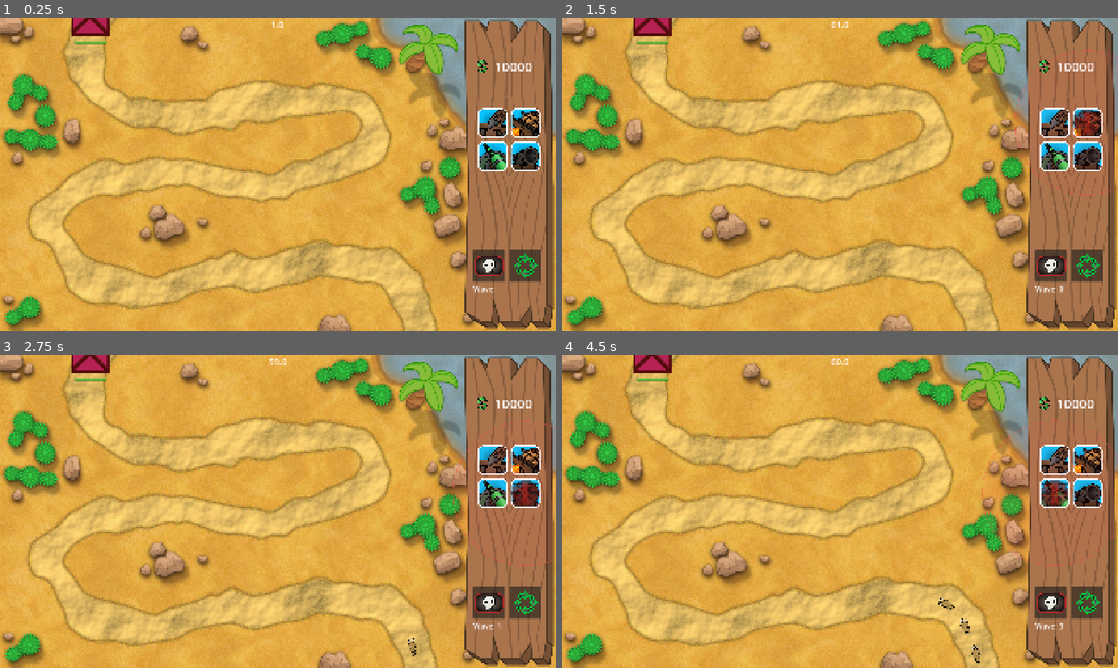
Above: before the commit, frames 1-4 (two rows, left to right).
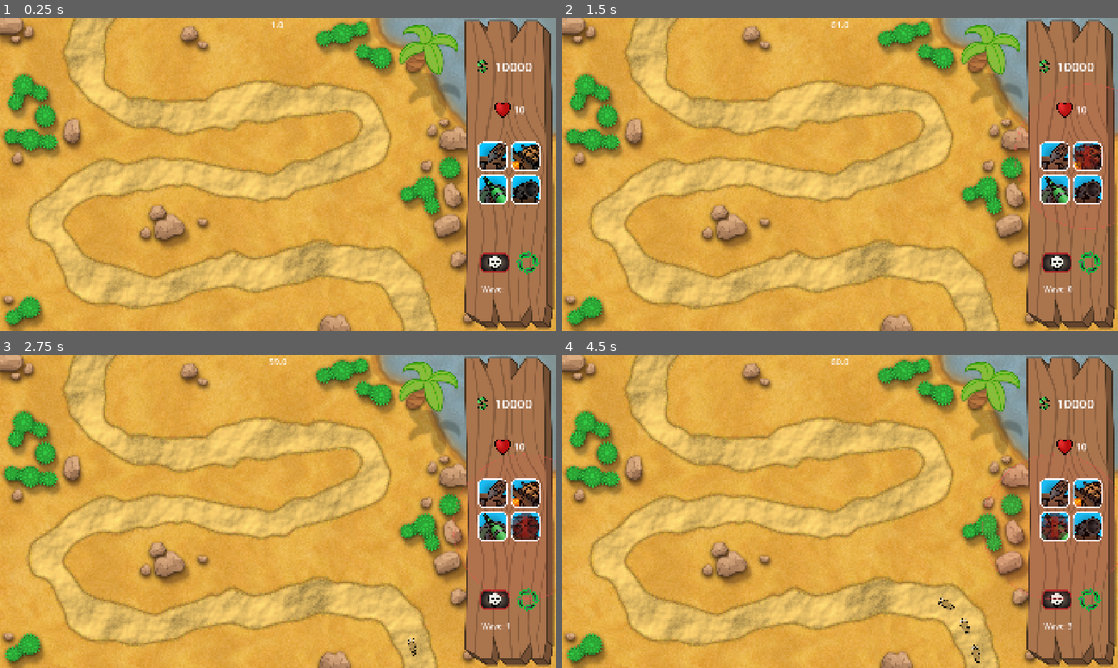
Above: after the commit, the same moments.

Repository: Crimbane/tower-defense
Game: Godot game, scene res://Stages/Game/desert_map.tscn
The game is run twice, just before and just after one commit, with the same random seed, the same clock (stepped at 60 frames per second) and the same inputs.
Inputs (mouse positions are in pixels of both pictures, inside the frame that each line leads up to; where the layout moved, square brackets give the same spot in the first picture):
- Up to frame 1 (0.25 s): no input
- Up to frame 2 (1.5 s): click (1056, 155) [1056, 124] at 0.5 s; click (1090, 155) [1090, 124] at 1.25 s
- Up to frame 3 (2.75 s): click (528, 527) [528, 492] at 2 s
- Up to frame 4 (4.5 s): click (1056, 599) [1051, 602] at 2.75 s; click (1056, 599) [1051, 602] at 3.5 s; click (1056, 527) [1056, 492] at 4.25 s

The runs differ from the first frame. In frame 1, 4.2% of the frame differs, in the area x 12-98%, y 0-88%; in frame 2, 4.6%, in the area x 12-100%, y 0-88%; in frame 3, 4.5%; in frame 4, 4.5%.

Commit message:
UI health and tier 4 sprites activated
- Fixed wave button size
- Hid nexus

Diff:
--- a/Entities/Nexus/nexus.gd
+++ b/Entities/Nexus/nexus.gd
@@ -19,6 +19,9 @@
 func takeDamage(damage: int) -> void:
 	currentHealth -= damage
 	#print("damaged: ", damage)
+
+	GameManager.UIManager.updateNexusHealthLabel(currentHealth)
+
 	if currentHealth < 1:
 		print("Game over")
 		queue_free()
--- a/Entities/Nexus/nexus.tscn
+++ b/Entities/Nexus/nexus.tscn
@@ -9,10 +9,12 @@
 script = ExtResource("1_3np3v")
 
 [node name="Sprite2D" type="Sprite2D" parent="." unique_id=1698545554]
+visible = false
 modulate = Color(0.7647059, 0.21176471, 1, 1)
 texture = ExtResource("1_u7x0y")
 
 [node name="Health Bar" type="TextureProgressBar" parent="." unique_id=1589720766]
+visible = false
 offset_right = 40.0
 offset_bottom = 40.0
 value = 100.0
--- a/Entities/Projectiles/projectile.gd
+++ b/Entities/Projectiles/projectile.gd
@@ -5,6 +5,7 @@
 var projectileType: String = "Arrow"
 
 var direction = Vector2.ZERO
+var towerMaxed = false
 
 @export var speed: int = 500
 var damage: int = 0
@@ -80,6 +81,17 @@
 	if animatedSprite == null:
 		return
 
+	if towerMaxed == true:
+		match projectileType:
+			"Arrow":
+				animatedSprite.animation = "tier4 arrow"
+			"Slime":
+				animatedSprite.animation = "tier4 slime"
+			"Cannon":
+				animatedSprite.animation = "tier4 cannon"
+		return
+
+
 	match projectileType:
 		"Arrow":
 			animatedSprite.animation = "arrow"
--- a/Entities/Projectiles/projectile.tscn
+++ b/Entities/Projectiles/projectile.tscn
@@ -6,6 +6,9 @@
 [ext_resource type="PackedScene" uid="uid://b3jy8j487acsq" path="res://Entities/Projectiles/cannon_explosion.tscn" id="3_vpfrp"]
 [ext_resource type="Texture2D" uid="uid://cnnybmtupfnsh" path="res://Entities/Projectiles/Art/Basic Cannonball.svg" id="5_o7t25"]
 [ext_resource type="Texture2D" uid="uid://cdie7brcctus6" path="res://Entities/Projectiles/Art/Slime Projectile.svg" id="6_vpfrp"]
+[ext_resource type="Texture2D" uid="uid://cyios0acqkyj5" path="res://Entities/Projectiles/Art/Tier 4 Arrow.svg" id="7_h4xqo"]
+[ext_resource type="Texture2D" uid="uid://d1pwy3qdjxwrh" path="res://Entities/Projectiles/Art/Tier 4 Cannonball.svg" id="8_2ydm2"]
+[ext_resource type="Texture2D" uid="uid://ddcqygq8u5pe0" path="res://Entities/Projectiles/Art/Tier 4 Slime Projectile.svg" id="9_p60cp"]
 
 [sub_resource type="RectangleShape2D" id="RectangleShape2D_t1yug"]
 size = Vector2(156.66666, 20)
@@ -35,6 +38,30 @@
 "loop": 1,
 "name": &"slime",
 "speed": 5.0
+}, {
+"frames": [{
+"duration": 1.0,
+"texture": ExtResource("7_h4xqo")
+}],
+"loop": 1,
+"name": &"tier4 arrow",
+"speed": 5.0
+}, {
+"frames": [{
+"duration": 1.0,
+"texture": ExtResource("8_2ydm2")
+}],
+"loop": 1,
+"name": &"tier4 cannon",
+"speed": 5.0
+}, {
+"frames": [{
+"duration": 1.0,
+"texture": ExtResource("9_p60cp")
+}],
+"loop": 1,
+"name": &"tier4 slime",
+"speed": 5.0
 }]
 
 [node name="Projectile" type="Area2D" unique_id=807208911]
@@ -52,4 +79,4 @@
 [node name="AnimatedSprite2D" type="AnimatedSprite2D" parent="." unique_id=292606929]
 rotation = 1.5707964
 sprite_frames = SubResource("SpriteFrames_t1yug")
-animation = &"slime"
+animation = &"tier4 slime"
--- a/Entities/Projectiles/slime_field.tscn
+++ b/Entities/Projectiles/slime_field.tscn
@@ -2,6 +2,26 @@
 
 [ext_resource type="Script" uid="uid://bhxdlo2y248n2" path="res://Entities/Projectiles/slime_field.gd" id="1_qcfwk"]
 [ext_resource type="Texture2D" uid="uid://dgon23yfqivul" path="res://Entities/Projectiles/Art/Slime Ground Splatter.svg" id="2_hpf31"]
+[ext_resource type="Texture2D" uid="uid://d0ateasukydjm" path="res://Entities/Projectiles/Art/Purple Slime Ground Splatter.svg" id="3_tcgrs"]
+
+[sub_resource type="SpriteFrames" id="SpriteFrames_t1yug"]
+animations = [{
+"frames": [{
+"duration": 1.0,
+"texture": ExtResource("2_hpf31")
+}],
+"loop": 1,
+"name": &"default",
+"speed": 5.0
+}, {
+"frames": [{
+"duration": 1.0,
+"texture": ExtResource("3_tcgrs")
+}],
+"loop": 1,
+"name": &"tier4",
+"speed": 5.0
+}]
 
 [sub_resource type="CircleShape2D" id="CircleShape2D_t1yug"]
 radius = 45.01111
@@ -11,10 +31,11 @@
 collision_mask = 4
 script = ExtResource("1_qcfwk")
 
-[node name="Sprite2D" type="Sprite2D" parent="." unique_id=1065716014]
+[node name="Sprite2D" type="AnimatedSprite2D" parent="." unique_id=1479483113]
 z_index = -1
 scale = Vector2(0.3, 0.3)
-texture = ExtResource("2_hpf31")
+sprite_frames = SubResource("SpriteFrames_t1yug")
+animation = &"tier4"
 
 [node name="CollisionShape2D" type="CollisionShape2D" parent="." unique_id=1300026696]
 shape = SubResource("CircleShape2D_t1yug")
--- a/Entities/Towers/arrow_tower.tscn
+++ b/Entities/Towers/arrow_tower.tscn
@@ -4,7 +4,28 @@
 [ext_resource type="PackedScene" uid="uid://buqy3xwut4xhr" path="res://Entities/Projectiles/projectile.tscn" id="2_0mj8a"]
 [ext_resource type="Texture2D" uid="uid://dsnn26r711x8h" path="res://Entities/Towers/Art/Arrow Tower Base.svg" id="3_au2ll"]
 [ext_resource type="Texture2D" uid="uid://bcx1m15rts1j" path="res://Entities/Towers/Art/Arrow Tower Turret.svg" id="4_0mj8a"]
+[ext_resource type="Texture2D" uid="uid://dugox44vh0py1" path="res://Entities/Towers/Art/Tier 4 Arrow Tower Base.svg" id="4_kklsr"]
 [ext_resource type="Script" uid="uid://bcokocxaptaxb" path="res://Entities/Towers/attack_range.gd" id="5_1xniw"]
+[ext_resource type="Texture2D" uid="uid://dinb0dbmp7j47" path="res://Entities/Towers/Art/Tier 4 Arrow Tower Turret.svg" id="6_ba8tc"]
+
+[sub_resource type="SpriteFrames" id="SpriteFrames_fyjvv"]
+animations = [{
+"frames": [{
+"duration": 1.0,
+"texture": ExtResource("3_au2ll")
+}],
+"loop": 1,
+"name": &"default",
+"speed": 5.0
+}, {
+"frames": [{
+"duration": 1.0,
+"texture": ExtResource("4_kklsr")
+}],
+"loop": 1,
+"name": &"tier4",
+"speed": 5.0
+}]
 
 [sub_resource type="SpriteFrames" id="SpriteFrames_t1yug"]
 animations = [{
@@ -15,6 +36,14 @@
 "loop": 1,
 "name": &"default",
 "speed": 5.0
+}, {
+"frames": [{
+"duration": 1.0,
+"texture": ExtResource("6_ba8tc")
+}],
+"loop": 1,
+"name": &"tier4",
+"speed": 5.0
 }]
 
 [sub_resource type="CircleShape2D" id="CircleShape2D_t1yug"]
@@ -23,11 +52,12 @@
 [sub_resource type="CircleShape2D" id="CircleShape2D_fyjvv"]
 radius = 190.11693
 
-[node name="Arrow Tower" type="Node2D" unique_id=664368618 node_paths=PackedStringArray("towerTop", "fireRateTimer", "mouseDetectionArea", "attackRangeNode")]
+[node name="Arrow Tower" type="Node2D" unique_id=664368618 node_paths=PackedStringArray("towerTop", "towerBase", "fireRateTimer", "mouseDetectionArea", "attackRangeNode")]
 scale = Vector2(0.25, 0.25)
 script = ExtResource("1_au2ll")
 projectileScene = ExtResource("2_0mj8a")
 towerTop = NodePath("Tower Top")
+towerBase = NodePath("Base")
 fireRateTimer = NodePath("FireRateTimer")
 mouseDetectionArea = NodePath("Mouse Detection Area")
 attackRangeNode = NodePath("Attack Range")
@@ -35,8 +65,8 @@
 fireRate = 1.3
 projectileSpeed = 1200
 
-[node name="Base" type="Sprite2D" parent="." unique_id=1738475557]
-texture = ExtResource("3_au2ll")
+[node name="Base" type="AnimatedSprite2D" parent="." unique_id=1410359032]
+sprite_frames = SubResource("SpriteFrames_fyjvv")
 
 [node name="Tower Top" type="AnimatedSprite2D" parent="." unique_id=1172487934]
 sprite_frames = SubResource("SpriteFrames_t1yug")
--- a/Entities/Towers/cannon_tower.tscn
+++ b/Entities/Towers/cannon_tower.tscn
@@ -3,8 +3,29 @@
 [ext_resource type="Script" uid="uid://dat88m4fykyni" path="res://Entities/Towers/tower.gd" id="1_pb8ps"]
 [ext_resource type="PackedScene" uid="uid://buqy3xwut4xhr" path="res://Entities/Projectiles/projectile.tscn" id="2_3dxh7"]
 [ext_resource type="Texture2D" uid="uid://bwc7lw47230im" path="res://Entities/Towers/Art/Cannon Tower Base.svg" id="3_n3io8"]
+[ext_resource type="Texture2D" uid="uid://dk2140jare737" path="res://Entities/Towers/Art/Tier 4 Cannon Tower Base.svg" id="4_gsxi3"]
 [ext_resource type="Texture2D" uid="uid://jbasbb3wsko8" path="res://Entities/Towers/Art/Cannon Tower Turret.svg" id="4_hhn6m"]
 [ext_resource type="Script" uid="uid://bcokocxaptaxb" path="res://Entities/Towers/attack_range.gd" id="5_3dxh7"]
+[ext_resource type="Texture2D" uid="uid://dsh4743tb6msm" path="res://Entities/Towers/Art/Tier 4 Cannon Tower Turret.svg" id="6_avr0f"]
+
+[sub_resource type="SpriteFrames" id="SpriteFrames_t1yug"]
+animations = [{
+"frames": [{
+"duration": 1.0,
+"texture": ExtResource("3_n3io8")
+}],
+"loop": 1,
+"name": &"default",
+"speed": 5.0
+}, {
+"frames": [{
+"duration": 1.0,
+"texture": ExtResource("4_gsxi3")
+}],
+"loop": 1,
+"name": &"tier4",
+"speed": 5.0
+}]
 
 [sub_resource type="SpriteFrames" id="SpriteFrames_gsxi3"]
 animations = [{
@@ -15,6 +36,14 @@
 "loop": 1,
 "name": &"default",
 "speed": 5.0
+}, {
+"frames": [{
+"duration": 1.0,
+"texture": ExtResource("6_avr0f")
+}],
+"loop": 1,
+"name": &"tier4",
+"speed": 5.0
 }]
 
 [sub_resource type="CircleShape2D" id="CircleShape2D_n3io8"]
@@ -23,22 +52,22 @@
 [sub_resource type="CircleShape2D" id="CircleShape2D_hhn6m"]
 radius = 190.11693
 
-[node name="Cannon Tower" type="Node2D" unique_id=664368618 node_paths=PackedStringArray("towerTop", "fireRateTimer", "mouseDetectionArea", "attackRangeNode")]
+[node name="Cannon Tower" type="Node2D" unique_id=664368618 node_paths=PackedStringArray("towerTop", "towerBase", "fireRateTimer", "mouseDetectionArea", "attackRangeNode")]
 scale = Vector2(0.25, 0.25)
 script = ExtResource("1_pb8ps")
 towerType = "Cannon"
 projectileScene = ExtResource("2_3dxh7")
 towerTop = NodePath("Tower Top")
+towerBase = NodePath("Base")
 fireRateTimer = NodePath("FireRateTimer")
 mouseDetectionArea = NodePath("Mouse Detection Area")
 attackRangeNode = NodePath("Attack Range")
-towerCost = 100
 damage = 50
 fireRate = 10.0
 projectileSpeed = 1000
 
-[node name="Base" type="Sprite2D" parent="." unique_id=1738475557]
-texture = ExtResource("3_n3io8")
+[node name="Base" type="AnimatedSprite2D" parent="." unique_id=353501581]
+sprite_frames = SubResource("SpriteFrames_t1yug")
 
 [node name="Tower Top" type="AnimatedSprite2D" parent="." unique_id=1172487934]
 sprite_frames = SubResource("SpriteFrames_gsxi3")
--- a/Entities/Towers/fire_tower.gd
+++ b/Entities/Towers/fire_tower.gd
@@ -5,6 +5,7 @@
 @export var projectileScene: PackedScene
 var projectileSpawnPosition: Vector2 = Vector2.ZERO
 @export var towerTop: AnimatedSprite2D
+@export var towerBase: AnimatedSprite2D
 @export var weapon: Area2D
 @export var weaponCollision: CollisionPolygon2D
 @export var weaponVisualPolygon: Polygon2D
@@ -184,6 +185,9 @@
 		applyTowerUpgrades(upgradePath, upgradeTier)
 
 		GameManager.UIManager.updateTowerUpgradeMenuColors()
+
+		if currentTier == MAX_TIER:
+			updateTowerSprite()
 	else:
 		print("You are poor")
 
@@ -214,6 +218,10 @@
 					attackRangeNode.updateAttackRange()
 					adjustFireCollision()
 
+func updateTowerSprite() -> void:
+	towerBase.animation = "tier4"
+	towerTop.animation = "tier4"
+
 
 func adjustFireCollision() -> void:
 	var yOffset = -163.333 #weapon.position.y
@@ -222,16 +230,16 @@
 	var width: float = length * 0.375
 	var polygonArray: PackedVector2Array = [
 		Vector2.ZERO,
-		Vector2(width, -length ),
+		Vector2(width, -length),
 		Vector2(-width, -length)
 		]
 
 	weaponCollision.polygon = polygonArray
-	weaponVisualPolygon.polygon = polygonArray
-
-	var uvArray: PackedVector2Array = [
-		Vector2(0.5, 1.0),
-		Vector2(1.0, 0.0),
-		Vector2(0.0, 0.0)
-	]
-	weaponVisualPolygon.uv = uvArray
+	#weaponVisualPolygon.polygon = polygonArray
+	#
+	#var uvArray: PackedVector2Array = [
+		#Vector2(0.5, 1.0),
+		#Vector2(1.0, 0.0),
+		#Vector2(0.0, 0.0)
+	#]
+	#weaponVisualPolygon.uv = uvArray
--- a/Entities/Towers/fire_tower.tscn
+++ b/Entities/Towers/fire_tower.tscn
@@ -1,10 +1,31 @@
 [gd_scene format=3 uid="uid://d21cd6rl6j76n"]
 
 [ext_resource type="Script" uid="uid://kvcou3aqu72g" path="res://Entities/Towers/fire_tower.gd" id="1_2hdbw"]
+[ext_resource type="Texture2D" uid="uid://cijylfg3qm36" path="res://Entities/Towers/Art/Tier 4 Fire Tower Base.svg" id="3_8o4hs"]
 [ext_resource type="Texture2D" uid="uid://b34n113x3eumc" path="res://Entities/Towers/Art/Fire Tower Base.svg" id="3_hyie5"]
 [ext_resource type="Texture2D" uid="uid://bl407vsawlcte" path="res://Entities/Towers/Art/Fire Tower Turret.svg" id="4_8o4hs"]
 [ext_resource type="Script" uid="uid://bcokocxaptaxb" path="res://Entities/Towers/attack_range.gd" id="4_jybln"]
 [ext_resource type="Texture2D" uid="uid://3a782acymsdn" path="res://Entities/Projectiles/Art/Fire Texture.png" id="4_s2g3v"]
+[ext_resource type="Texture2D" uid="uid://dfdb3eyjv5fcv" path="res://Entities/Towers/Art/Tier 4 Fire Tower Turret.svg" id="5_212l8"]
+
+[sub_resource type="SpriteFrames" id="SpriteFrames_t1yug"]
+animations = [{
+"frames": [{
+"duration": 1.0,
+"texture": ExtResource("3_hyie5")
+}],
+"loop": 1,
+"name": &"default",
+"speed": 5.0
+}, {
+"frames": [{
+"duration": 1.0,
+"texture": ExtResource("3_8o4hs")
+}],
+"loop": 1,
+"name": &"tier4",
+"speed": 5.0
+}]
 
 [sub_resource type="SpriteFrames" id="SpriteFrames_212l8"]
 animations = [{
@@ -14,6 +35,14 @@
 }],
 "loop": 1,
 "name": &"default",
+"speed": 5.0
+}, {
+"frames": [{
+"duration": 1.0,
+"texture": ExtResource("5_212l8")
+}],
+"loop": 1,
+"name": &"tier4",
 "speed": 5.0
 }]
 
@@ -31,10 +60,11 @@
 [sub_resource type="CircleShape2D" id="CircleShape2D_hyie5"]
 radius = 190.11693
 
-[node name="Fire Tower" type="Node2D" unique_id=664368618 node_paths=PackedStringArray("towerTop", "weapon", "weaponCollision", "weaponVisualPolygon", "fireRateTimer", "fireDurationTimer", "particles", "mouseDetectionArea", "attackRangeNode")]
+[node name="Fire Tower" type="Node2D" unique_id=664368618 node_paths=PackedStringArray("towerTop", "towerBase", "weapon", "weaponCollision", "weaponVisualPolygon", "fireRateTimer", "fireDurationTimer", "particles", "mouseDetectionArea", "attackRangeNode")]
 scale = Vector2(0.25, 0.25)
 script = ExtResource("1_2hdbw")
 towerTop = NodePath("Tower Top")
+towerBase = NodePath("Base")
 weapon = NodePath("Fire")
 weaponCollision = NodePath("Fire/CollisionPolygon2D")
 weaponVisualPolygon = NodePath("Fire/Polygon2D")
@@ -46,8 +76,8 @@
 fireRate = 5.0
 fireDuration = 2.5
 
-[node name="Base" type="Sprite2D" parent="." unique_id=1738475557]
-texture = ExtResource("3_hyie5")
+[node name="Base" type="AnimatedSprite2D" parent="." unique_id=11320250]
+sprite_frames = SubResource("SpriteFrames_t1yug")
 
 [node name="Tower Top" type="AnimatedSprite2D" parent="." unique_id=1172487934]
 sprite_frames = SubResource("SpriteFrames_212l8")
--- a/Entities/Towers/slime_tower.tscn
+++ b/Entities/Towers/slime_tower.tscn
@@ -3,8 +3,29 @@
 [ext_resource type="Script" uid="uid://dat88m4fykyni" path="res://Entities/Towers/tower.gd" id="1_q7hfs"]
 [ext_resource type="PackedScene" uid="uid://buqy3xwut4xhr" path="res://Entities/Projectiles/projectile.tscn" id="2_b5d63"]
 [ext_resource type="Texture2D" uid="uid://cqnqkbcew3t4d" path="res://Entities/Towers/Art/Slime Tower Base.svg" id="3_b5d63"]
+[ext_resource type="Texture2D" uid="uid://chvmo355uts14" path="res://Entities/Towers/Art/Tier 4 Slime Tower Base.svg" id="4_ei3gg"]
 [ext_resource type="Texture2D" uid="uid://domjn4k7f5omg" path="res://Entities/Towers/Art/Slime Tower Turret.svg" id="4_lahyv"]
 [ext_resource type="Script" uid="uid://bcokocxaptaxb" path="res://Entities/Towers/attack_range.gd" id="5_b5d63"]
+[ext_resource type="Texture2D" uid="uid://c737jjrx02aww" path="res://Entities/Towers/Art/Tier 4 Slime Tower Turret.svg" id="6_5b3q6"]
+
+[sub_resource type="SpriteFrames" id="SpriteFrames_t1yug"]
+animations = [{
+"frames": [{
+"duration": 1.0,
+"texture": ExtResource("3_b5d63")
+}],
+"loop": 1,
+"name": &"default",
+"speed": 5.0
+}, {
+"frames": [{
+"duration": 1.0,
+"texture": ExtResource("4_ei3gg")
+}],
+"loop": 1,
+"name": &"tier4",
+"speed": 5.0
+}]
 
 [sub_resource type="SpriteFrames" id="SpriteFrames_jvmfa"]
 animations = [{
@@ -15,6 +36,14 @@
 "loop": 1,
 "name": &"default",
 "speed": 5.0
+}, {
+"frames": [{
+"duration": 1.0,
+"texture": ExtResource("6_5b3q6")
+}],
+"loop": 1,
+"name": &"tier4",
+"speed": 5.0
 }]
 
 [sub_resource type="CircleShape2D" id="CircleShape2D_lahyv"]
@@ -23,21 +52,21 @@
 [sub_resource type="CircleShape2D" id="CircleShape2D_ma62e"]
 radius = 186.69641
 
-[node name="Slime Tower" type="Node2D" unique_id=664368618 node_paths=PackedStringArray("towerTop", "fireRateTimer", "mouseDetectionArea", "attackRangeNode")]
+[node name="Slime Tower" type="Node2D" unique_id=664368618 node_paths=PackedStringArray("towerTop", "towerBase", "fireRateTimer", "mouseDetectionArea", "attackRangeNode")]
 scale = Vector2(0.25, 0.25)
 script = ExtResource("1_q7hfs")
 towerType = "Slime"
 projectileScene = ExtResource("2_b5d63")
 towerTop = NodePath("Tower Top")
+towerBase = NodePath("Base")
 fireRateTimer = NodePath("FireRateTimer")
 mouseDetectionArea = NodePath("Mouse Detection Area")
 attackRangeNode = NodePath("Attack Range")
-towerCost = 40
 fireRate = 4.0
 attackRange = 135.0
 
-[node name="Base" type="Sprite2D" parent="." unique_id=1738475557]
-texture = ExtResource("3_b5d63")
+[node name="Base" type="AnimatedSprite2D" parent="." unique_id=1146154508]
+sprite_frames = SubResource("SpriteFrames_t1yug")
 
 [node name="Tower Top" type="AnimatedSprite2D" parent="." unique_id=1172487934]
 sprite_frames = SubResource("SpriteFrames_jvmfa")
--- a/Entities/Towers/tower.gd
+++ b/Entities/Towers/tower.gd
@@ -6,6 +6,7 @@
 @export var projectileScene: PackedScene
 var projectileSpawnPosition: Vector2 = Vector2.ZERO
 @export var towerTop: AnimatedSprite2D
+@export var towerBase: AnimatedSprite2D
 @export var fireRateTimer: Timer
 @export var mouseDetectionArea: Area2D
 @export var attackRangeNode: Node2D
@@ -29,6 +30,7 @@
 #Upgrades
 var currentTier: int = 0
 const MAX_TIER: int = 4
+var towerMaxed: bool = false
 
 var leftTierCosts: Array[int] = GameManager.leftTierCosts
 var middleTierCosts: Array[int] = GameManager.middleTierCosts
@@ -79,6 +81,9 @@
 	projectile.projectileType = towerType
 	projectile.damage = damage
 	projectile.speed = projectileSpeed
+	if towerMaxed:
+		projectile.towerMaxed = true
+
 
 	projectile.global_position = spawnPosition
 	projectile.direction = direction
@@ -181,6 +186,10 @@
 		applyTowerUpgrades(upgradePath, upgradeTier)
 
 		GameManager.UIManager.updateTowerUpgradeMenuColors()
+
+		if currentTier == MAX_TIER:
+			updateTowerSprite()
+			towerMaxed = true
 	else:
 		print("You are poor")
 
@@ -267,3 +276,7 @@
 					else:
 						attackRange *= upgradeData["rangeIncreaseMultiplier"]
 					attackRangeNode.updateAttackRange()
+
+func updateTowerSprite() -> void:
+	towerBase.animation = "tier4"
+	towerTop.animation = "tier4"
--- a/Systems/UI/ui_manager.gd
+++ b/Systems/UI/ui_manager.gd
@@ -10,6 +10,7 @@
 @export var autoplayOnIcon: TextureRect
 @export var autoplayOffIcon: TextureRect
 @export var waveNumberLabel: Label
+@export var nexusHealthLabel: Label
 
 var hideCooldown: bool = false
 
@@ -72,3 +73,6 @@
 func updateWaveNumberLabel() -> void:
 	print(GameManager.waveManager.currentWave)
 	waveNumberLabel.text = "Wave: " + str(GameManager.waveManager.currentWave)
+
+func updateNexusHealthLabel(health: int) -> void:
+	nexusHealthLabel.text = str(health)
--- a/Systems/UI/ui_manager.tscn
+++ b/Systems/UI/ui_manager.tscn
@@ -10,6 +10,7 @@
 [ext_resource type="Script" uid="uid://jsel034ssnu" path="res://Systems/UI/Buttons/autoplay_button.gd" id="9_25enu"]
 [ext_resource type="Texture2D" uid="uid://o7fux5q786q7" path="res://Systems/UI/Art/Auto Play Toggle ON.svg" id="9_luill"]
 [ext_resource type="Texture2D" uid="uid://lq0nkpf10bg3" path="res://Systems/UI/Art/Auto Play Toggle OFF.svg" id="10_25enu"]
+[ext_resource type="Texture2D" uid="uid://c7otbw4dpualv" path="res://Systems/UI/Art/Health Icon.svg" id="11_25enu"]
 
 [sub_resource type="LabelSettings" id="LabelSettings_sa4aq"]
 font_size = 22
@@ -23,12 +24,15 @@
 [sub_resource type="LabelSettings" id="LabelSettings_luill"]
 font_size = 26
 
+[sub_resource type="LabelSettings" id="LabelSettings_onxlf"]
+font_size = 35
+
 [sub_resource type="LabelSettings" id="LabelSettings_fyjvv"]
 font_size = 32
 
 [node name="UI" type="CanvasLayer" unique_id=2066053580]
 
-[node name="UI Manager" type="Control" parent="." unique_id=394273874 node_paths=PackedStringArray("towerBuyButton", "moneyLabel", "fpsLabel", "towerUpgradeMenu", "towerUpgradeMenuGrid", "nextWaveButton", "autoplayOnIcon", "autoplayOffIcon", "waveNumberLabel")]
+[node name="UI Manager" type="Control" parent="." unique_id=394273874 node_paths=PackedStringArray("towerBuyButton", "moneyLabel", "fpsLabel", "towerUpgradeMenu", "towerUpgradeMenuGrid", "nextWaveButton", "autoplayOnIcon", "autoplayOffIcon", "waveNumberLabel", "nexusHealthLabel")]
 layout_mode = 3
 anchors_preset = 15
 anchor_right = 1.0
@@ -46,6 +50,7 @@
 autoplayOnIcon = NodePath("Right Panel/Waves/HBoxContainer/Autoplay Button/Icon On")
 autoplayOffIcon = NodePath("Right Panel/Waves/HBoxContainer/Autoplay Button/Icon Off")
 waveNumberLabel = NodePath("Right Panel/Waves/Wave Number Label")
+nexusHealthLabel = NodePath("Right Panel/Health/HBoxContainer/Health Label")
 
 [node name="Tower Upgrade Menu" type="Control" parent="UI Manager" unique_id=2130134072]
 z_index = 6
@@ -163,7 +168,7 @@
 grow_vertical = 2
 theme_override_styles/panel = SubResource("StyleBoxFlat_t1yug")
 
-[node name="TextureRect" type="TextureRect" parent="UI Manager/Right Panel" unique_id=281795240]
+[node name="Background" type="TextureRect" parent="UI Manager/Right Panel" unique_id=281795240]
 layout_mode = 1
 anchors_preset = 6
 anchor_left = 1.0
@@ -185,9 +190,9 @@
 anchor_right = 0.5
 anchor_bottom = 0.5
 offset_left = -112.0
-offset_top = -232.5
+offset_top = -116.75
 offset_right = 112.0
-offset_bottom = 1.0
+offset_bottom = 116.75
 grow_horizontal = 2
 grow_vertical = 2
 columns = 2
@@ -252,8 +257,9 @@
 anchors_preset = 2
 anchor_top = 1.0
 anchor_bottom = 1.0
+offset_left = 30.0
 offset_top = -19.580002
-offset_right = 176.0
+offset_right = 206.0
 offset_bottom = 16.420074
 grow_vertical = 0
 text = "Wave: "
@@ -261,41 +267,89 @@
 
 [node name="HBoxContainer" type="HBoxContainer" parent="UI Manager/Right Panel/Waves" unique_id=1155500443]
 layout_mode = 0
-offset_right = 40.0
-offset_bottom = 40.0
+offset_left = 21.21
+offset_right = 232.20999
+offset_bottom = 90.0
 theme_override_constants/separation = 15
 
 [node name="Next Wave Button" type="Button" parent="UI Manager/Right Panel/Waves/HBoxContainer" unique_id=163252065]
-custom_minimum_size = Vector2(110, 90)
-layout_mode = 2
+custom_minimum_size = Vector2(108, 90)
+layout_mode = 2
+flat = true
 
 [node name="Icon" type="TextureRect" parent="UI Manager/Right Panel/Waves/HBoxContainer/Next Wave Button" unique_id=2116270023]
 custom_maximum_size = Vector2(110, 110)
 layout_mode = 0
-offset_right = 378.0
-offset_bottom = 378.0
+offset_left = -1.0
+offset_top = -10.0
+offset_right = 109.0
+offset_bottom = 100.0
 texture = ExtResource("7_hav4j")
 
 [node name="Autoplay Button" type="Button" parent="UI Manager/Right Panel/Waves/HBoxContainer" unique_id=1464370005]
-custom_minimum_size = Vector2(110, 110)
+custom_minimum_size = Vector2(88, 88)
 layout_mode = 2
 tooltip_text = "Wave autostart"
+flat = true
 script = ExtResource("9_25enu")
 
 [node name="Icon On" type="TextureRect" parent="UI Manager/Right Panel/Waves/HBoxContainer/Autoplay Button" unique_id=1983209546]
 custom_maximum_size = Vector2(110, 110)
 layout_mode = 0
-offset_right = 40.0
-offset_bottom = 40.0
+offset_left = -11.0
+offset_top = -11.0
+offset_right = 99.0
+offset_bottom = 99.0
 texture = ExtResource("9_luill")
 
 [node name="Icon Off" type="TextureRect" parent="UI Manager/Right Panel/Waves/HBoxContainer/Autoplay Button" unique_id=1825877298]
 visible = false
 custom_maximum_size = Vector2(110, 110)
 layout_mode = 0
-offset_right = 40.0
-offset_bottom = 40.0
+offset_left = -11.0
+offset_top = -11.0
+offset_right = 99.0
+offset_bottom = 99.0
 texture = ExtResource("10_25enu")
+
+[node name="Health" type="Control" parent="UI Manager/Right Panel" unique_id=1004996435]
+layout_mode = 1
+anchors_preset = 8
+anchor_left = 0.5
+anchor_top = 0.5
+anchor_right = 0.5
+anchor_bottom = 0.5
+offset_left = -162.0
+offset_top = -265.0
+offset_right = 162.0
+offset_bottom = -181.0
+grow_horizontal = 2
+grow_vertical = 2
+
+[node name="HBoxContainer" type="HBoxContainer" parent="UI Manager/Right Panel/Health" unique_id=1953966566]
+layout_mode = 1
+anchors_preset = 8
+anchor_left = 0.5
+anchor_top = 0.5
+anchor_right = 0.5
+anchor_bottom = 0.5
+offset_left = -72.0
+offset_top = -50.0
+offset_right = 72.0
+offset_bottom = 50.0
+grow_horizontal = 2
+grow_vertical = 2
+theme_override_constants/separation = -13
+
+[node name="TextureRect" type="TextureRect" parent="UI Manager/Right Panel/Health/HBoxContainer" unique_id=1892665351]
+custom_maximum_size = Vector2(100, 100)
+layout_mode = 2
+texture = ExtResource("11_25enu")
+
+[node name="Health Label" type="Label" parent="UI Manager/Right Panel/Health/HBoxContainer" unique_id=81478171]
+layout_mode = 2
+text = "10"
+label_settings = SubResource("LabelSettings_onxlf")
 
 [node name="FPS Label" type="Label" parent="UI Manager" unique_id=1953476194]
 layout_mode = 1
